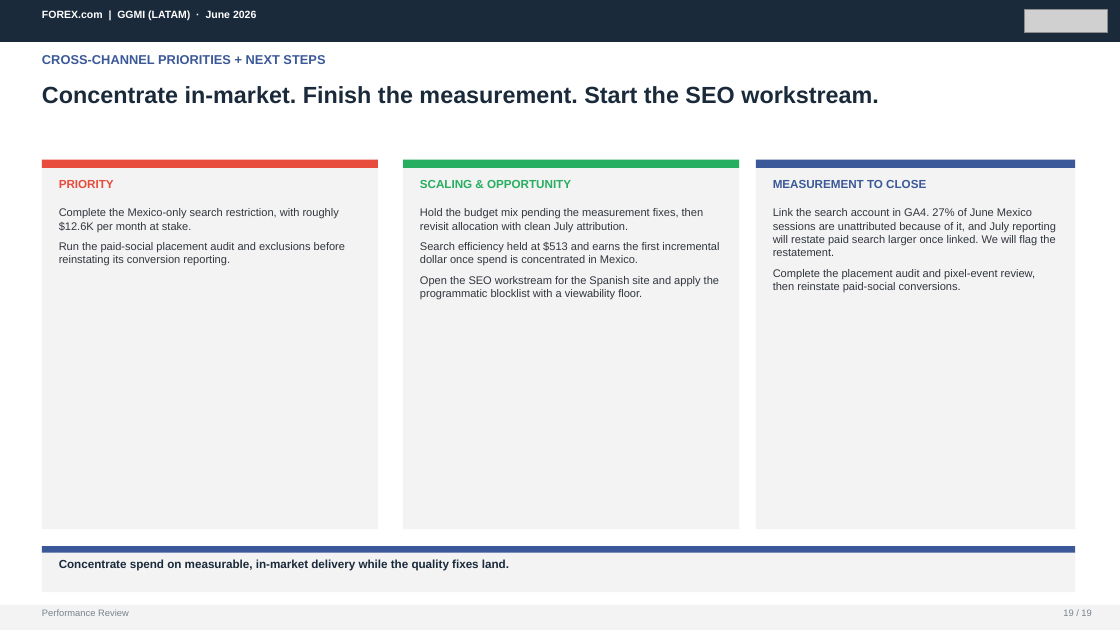
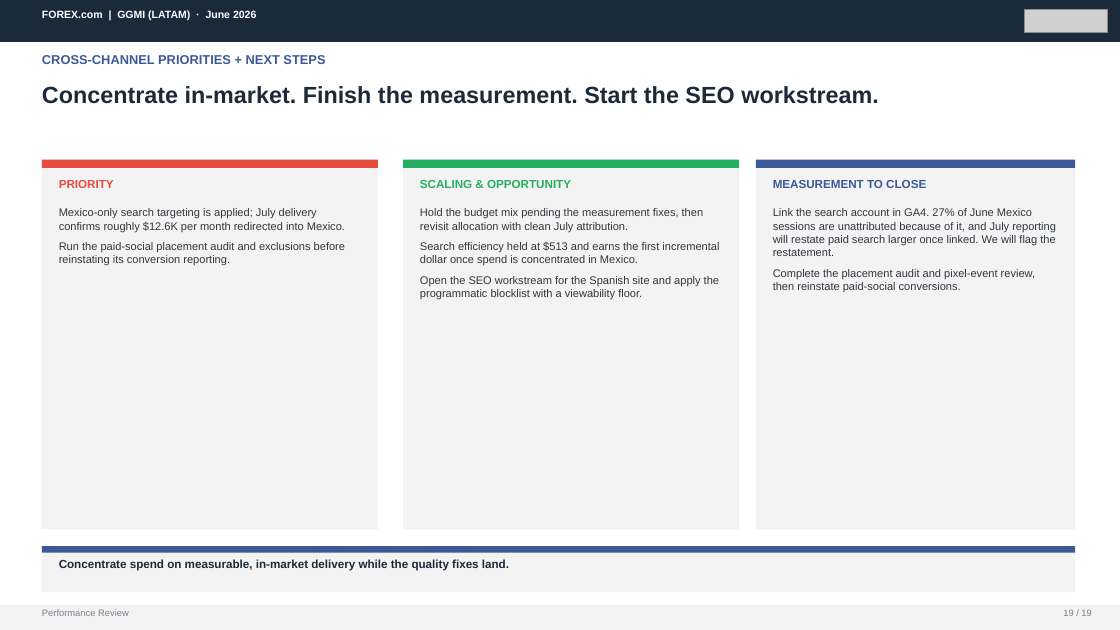
Before and after one commit to hablapro/brlvnt-reporting-hub, a slide deck: slide 19 of report-client-decks/06. GGMI_LATAM_June_2026_Performance_Review.pptx. Drawn at 1120x630 pixels with LibreOffice and Linux fonts; fonts in the diff are those of the drawing; grey boxes stand for pictures. Boxes give left, top, right and bottom in pixels: in the first picture for what was removed or moved away, otherwise in the second. Text is boxed around its words. In the diff, an @@ line names an element or a change of style, - is before the commit and + after.

```diff
--- a/report-client-decks/06. GGMI_LATAM_June_2026_Performance_Review.pptx
+++ b/report-client-decks/06. GGMI_LATAM_June_2026_Performance_Review.pptx
@@ text at (59, 208, 345, 232): text changed @@
-Complete the Mexico-only search restriction, with roughly $12.6K per month at stake.
+Mexico-only search targeting is applied; July delivery confirms roughly $12.6K per month redirected into Mexico.
```
Also in this commit, not shown: 4 other slides changed.
